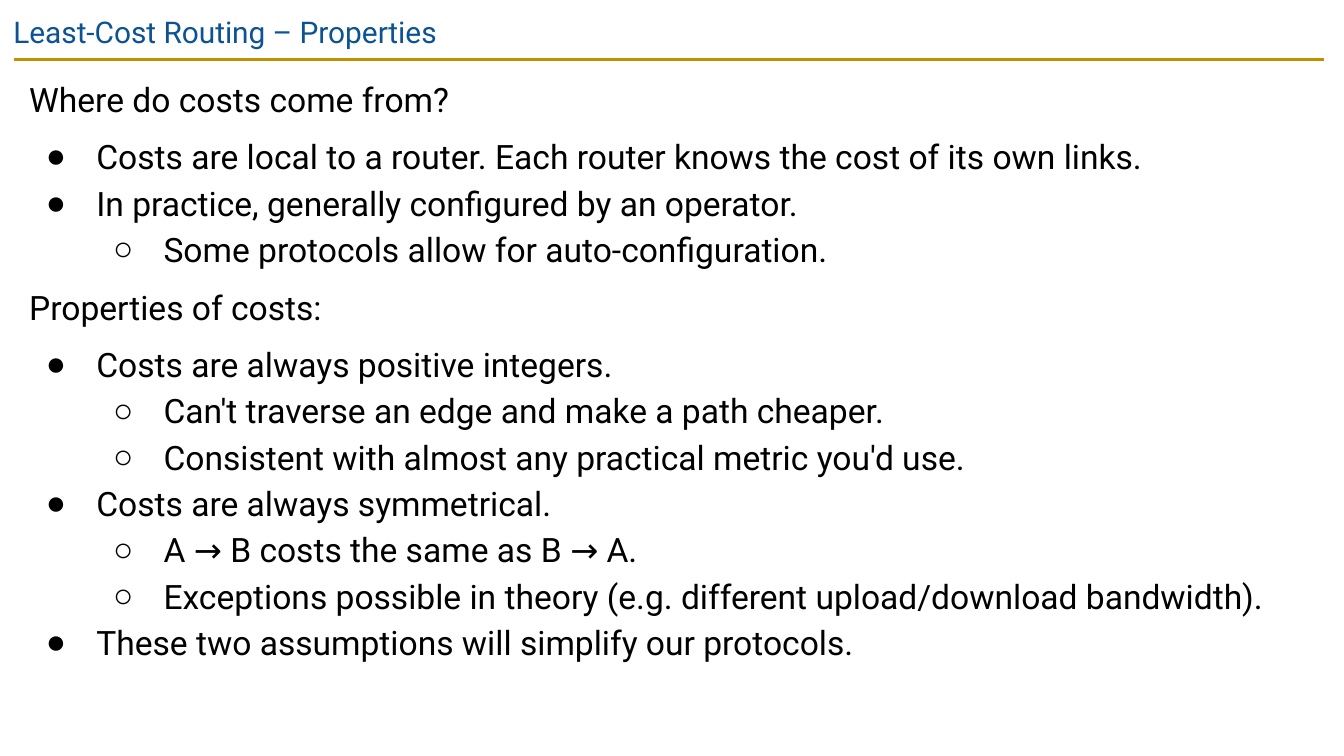
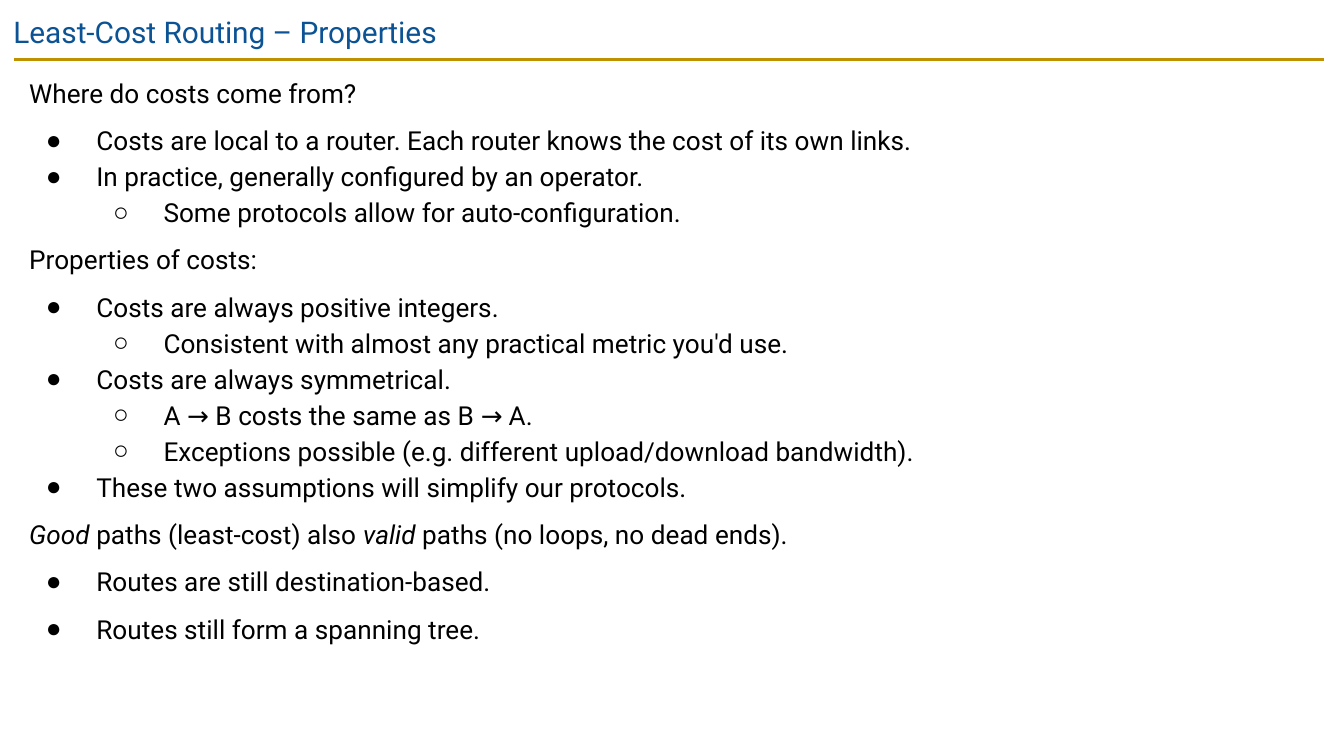
Before and after one commit to guhofstra/CSC175Sp26, a slide deck: slide 33 of PPTs/Lecture 4 - Routing Principles.pptx. Drawn at 1344x756 pixels with LibreOffice and Linux fonts; fonts in the diff are those of the drawing. Boxes give left, top, right and bottom in pixels: in the first picture for what was removed or moved away, otherwise in the second. Text is boxed around its words. In the diff, an @@ line names an element or a change of style, - is before the commit and + after.

```diff
--- a/PPTs/Lecture 4 - Routing Principles.pptx
+++ b/PPTs/Lecture 4 - Routing Principles.pptx
@@ text at box(29, 83, 911, 503): size 18 to 14 pt in "Where do costs come from?", "Costs are local to a router. Each ...", "In practice, generally configured by an operator.", "Some protocols allow for auto-configuration." and 6 more places @@
@@ text at box(164, 397, 884, 430): paragraph removed @@
-  ○ Can't traverse an edge and make a path cheaper.
@@ text at box(164, 440, 914, 467): text changed; size 18 to 14 pt @@
-  ○ Exceptions possible in theory (e.g. different upload/download bandwidth).
+  ○ Exceptions possible (e.g. different upload/download bandwidth).
@@ text at box(29, 523, 788, 645): paragraphs added @@
+Good paths (least-cost) also valid paths (no loops, no dead ends).
+● Routes are still destination-based.
+● Routes still form a spanning tree.
```
Also in this commit, not shown: 6 other slides changed, 1 slide removed, 33 other files.
